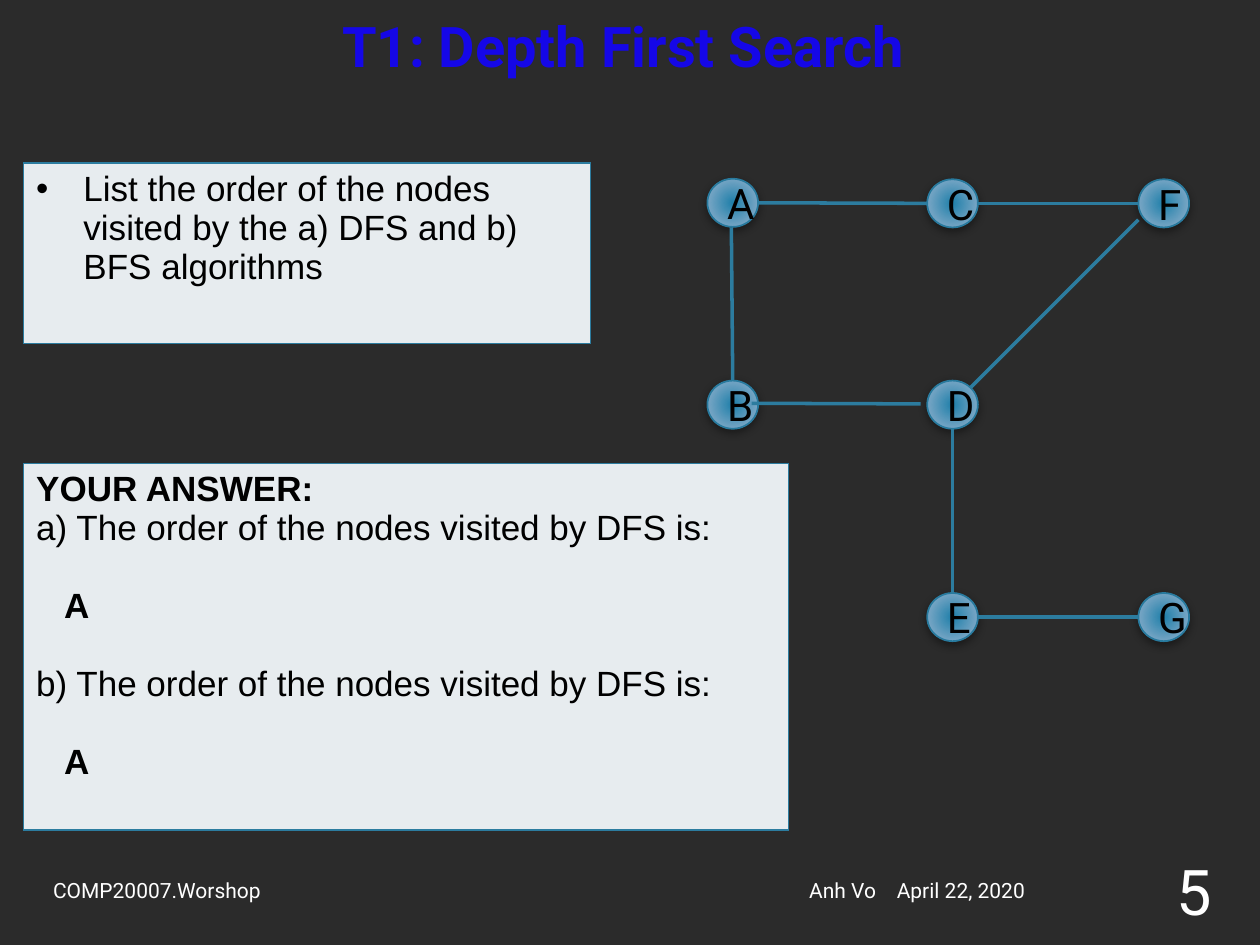
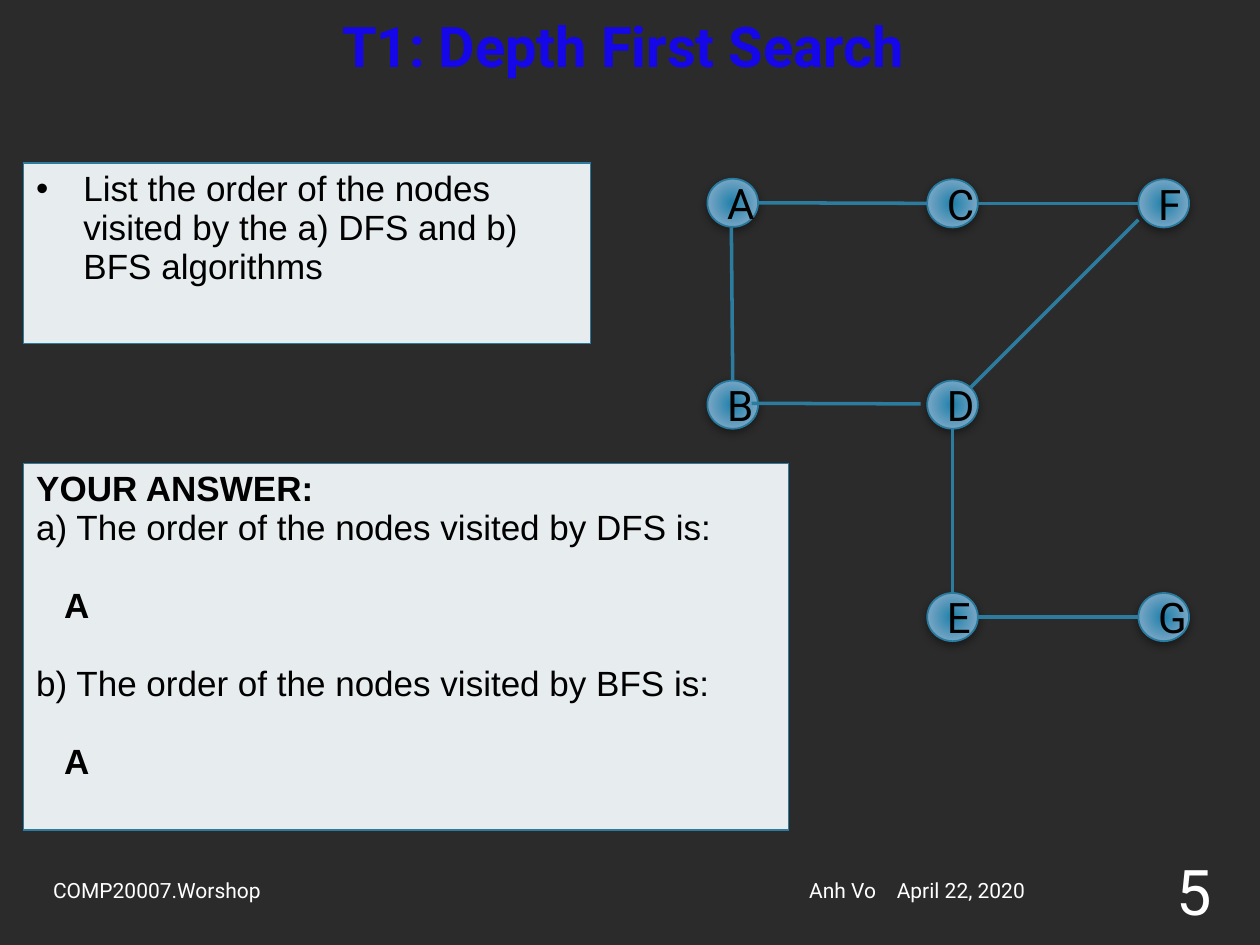
Before and after one commit to anhvir/c207, a slide deck: slide 5 of ws6.pptx. Drawn at 1260x945 pixels with LibreOffice and Linux fonts; fonts in the diff are those of the drawing; background and template pictures are left out; a plain dark background stands for a picture behind light text. Boxes give left, top, right and bottom in pixels: in the first picture for what was removed or moved away, otherwise in the second. Text is boxed around its words. In the diff, an @@ line names an element or a change of style, - is before the commit and + after.

```diff
--- a/ws6.pptx
+++ b/ws6.pptx
@@ table at (24, 464, 789, 854) @@
-row 1, column 1: YOUR ANSWER: / a) The order of the nodes visited by DFS is: / A / b) The order of the nodes visited by DFS is: / A
+row 1, column 1: YOUR ANSWER: / a) The order of the nodes visited by DFS is: / A / b) The order of the nodes visited by BFS is: / A
```
Also in this commit, not shown: 9 other slides changed, 2 other files.
